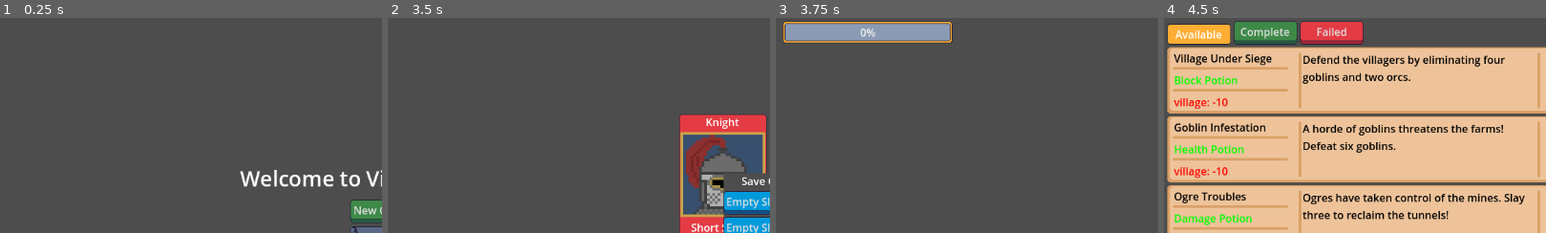
Above: before the commit, frames 1-4 (left to right).
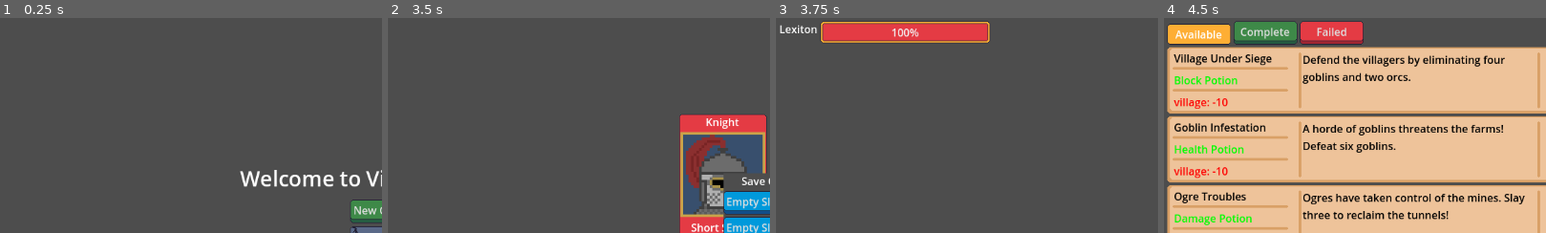
Above: after the commit, the same moments.

Repository: navtges3/PixelValley
Game: Godot game, scene res://scenes/ui/screens/main_menu_screen.tscn
Two runs of this game, one before a commit and one after it. Both use one fixed random seed, a clock stepped at 60 frames per second and the inputs below.
Inputs (mouse positions are % of the whole screen's width and height, from its top left):
- Up to frame 1 (0.25 s): no input
- Up to frame 2 (3.5 s): click "New Game" at 0.5 s; click (56, 65) at 1.27 s; type "Alex" at 1.35 s; click (44, 42) at 2.02 s; click "Create Hero" at 2.75 s
- Up to frame 3 (3.75 s): click "Empty Slot 1" at 3.5 s
- Up to frame 4 (4.5 s): click "Quests" at 4.25 s
The pictures show only the part of the screen within x 0-50%, y 0-50%; the shares and areas given below are measured in that part.

Frames 1-2 are identical in both runs. In frame 3, 4.8% of the frame differs, in the area x 1-56%, y 1-12%; in frame 4, nothing differs.
Error before the commit: Invalid call. Nonexistent function 'get_save_data' in base 'Nil'. (res://scripts/world/village.gd:20)

Commit message:
use default village on start_new_game

Diff:
--- a/autoload/game_state.gd
+++ b/autoload/game_state.gd
@@ -9,7 +9,7 @@
 
 func start_new_game(hero_inst: HeroInstance) -> void:
 	hero = hero_inst
-	village = Village.new()
+	village = preload("res://resources/villlages/default_village.tres").duplicate()
 	QuestDatabase.new_game()
 
 func save_game(slot: int = save_slot) -> void:
